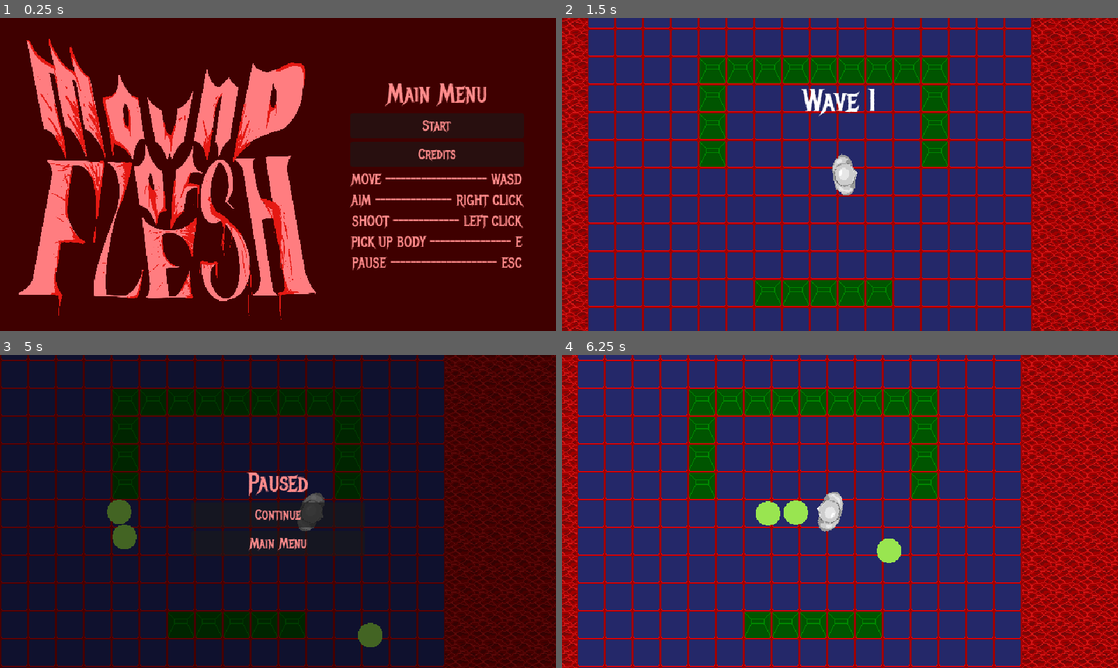
Above: before the commit, frames 1-4 (two rows, left to right).
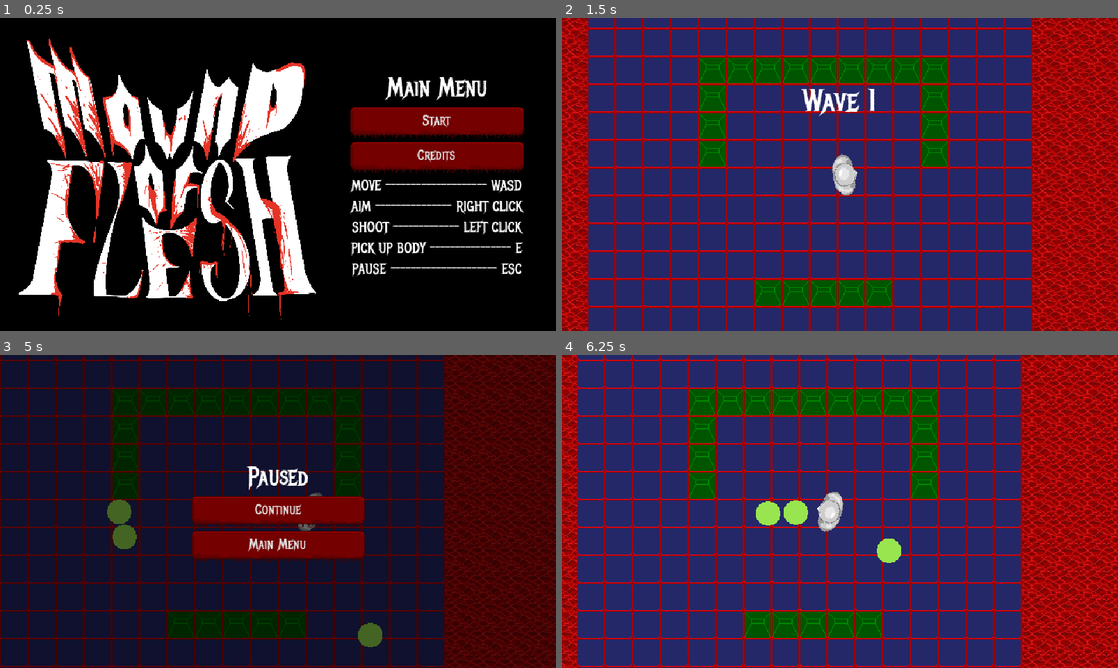
Above: after the commit, the same moments.

Repository: Burger-Bois/LD54-Godot-Team
Game: Godot game, scene res://scenes/main.tscn
Same seed, same stepped clock (60 frames per second), same inputs: the game is played once before the commit and once after it. Sound files missing from this copy of the repository are replaced by a short silence.
Inputs (mouse positions are in pixels of both pictures, inside the frame that each line leads up to):
- Up to frame 1 (0.25 s): no input
- Up to frame 2 (1.5 s): click "Start" at 0.5 s; tap Enter at 1.25 s; move the mouse to (962, 158) at 1.27 s; hold D (right) from 1.28 s (still down); hold Right mouse button (aim) from 1.28 s (still down)
- Up to frame 3 (5 s): move the mouse to (166, 527) at 2.02 s; release D (right) at 2.03 s; release Right mouse button (aim) at 2.03 s; hold S (down) 2.03-2.78 s; click (166, 527) at 2.1 s; move the mouse to (333, 442) at 2.77 s; hold D (right) 2.78-3.53 s; tap E (interact) at 2.85 s; move the mouse to (250, 574) at 3.52 s; hold W (up) 3.53-4.28 s; right-click (250, 574) at 3.6 s; move the mouse to (444, 558) at 4.27 s; press the mouse at (444, 558) at 4.28 s; hold A (left) from 4.28 s (still down); tap Escape (pause) at 4.9 s
- Up to frame 4 (6.25 s): release A (left) at 5 s; release the mouse at (1006, 558) at 5 s; click "Continue" at 5 s; move the mouse to (673, 464) at 5.77 s; hold A (left) from 5.78 s (still down); tap E (interact) at 5.85 s

The runs differ from the first frame. In frame 1, 99% of the frame differs, in the area x 0-100%, y 0-100%; in frame 2, less than 0.1%; in frame 3, 6.3%; in frame 4, less than 0.1%.

Commit message:
update ui and music

Diff:
--- a/default_bus_layout.tres
+++ b/default_bus_layout.tres
@@ -5,7 +5,7 @@
 bus/1/solo = false
 bus/1/mute = false
 bus/1/bypass_fx = false
-bus/1/volume_db = -5.93075
+bus/1/volume_db = -11.952
 bus/1/send = &"Master"
 bus/2/name = &"SFX"
 bus/2/solo = false
--- /dev/null
+++ b/resources/button_texture.tres
@@ -0,0 +1,12 @@
+[gd_resource type="StyleBoxTexture" load_steps=2 format=3 uid="uid://bhdkxqplc5qxo"]
+
+[ext_resource type="Texture2D" uid="uid://ceuo5mvcuwcei" path="res://assets/button.png" id="1_re47v"]
+
+[resource]
+texture = ExtResource("1_re47v")
+texture_margin_left = 20.0
+texture_margin_top = 5.0
+texture_margin_right = 21.0
+texture_margin_bottom = 10.0
+axis_stretch_horizontal = 1
+axis_stretch_vertical = 1
--- a/resources/theme.tres
+++ b/resources/theme.tres
@@ -1,7 +1,12 @@
-[gd_resource type="Theme" load_steps=2 format=3 uid="uid://dfbjrxbf4lkxs"]
+[gd_resource type="Theme" load_steps=3 format=3 uid="uid://dfbjrxbf4lkxs"]
 
 [ext_resource type="FontFile" uid="uid://gi7psmu36mx4" path="res://assets/fonts/MetalMania-Regular.ttf" id="1_befx0"]
+[ext_resource type="StyleBox" uid="uid://bhdkxqplc5qxo" path="res://resources/button_texture.tres" id="1_fa7ct"]
 
 [resource]
 default_font = ExtResource("1_befx0")
-Control/colors/font_color = Color(1, 0.545098, 0.545098, 1)
+Button/styles/disabled = ExtResource("1_fa7ct")
+Button/styles/focus = ExtResource("1_fa7ct")
+Button/styles/hover = ExtResource("1_fa7ct")
+Button/styles/normal = ExtResource("1_fa7ct")
+Button/styles/pressed = ExtResource("1_fa7ct")
--- a/scenes/main.tscn
+++ b/scenes/main.tscn
@@ -9,6 +9,7 @@
 [ext_resource type="PackedScene" uid="uid://dpaiqr5jou8gn" path="res://scenes/ui/flash_message.tscn" id="7_u1spj"]
 [ext_resource type="PackedScene" uid="uid://ds0vrraeivklv" path="res://scenes/ui_audio_player.tscn" id="8_d8g0d"]
 [ext_resource type="AudioStream" uid="uid://dqdsewgt6r2mm" path="res://assets/music/drone.wav" id="9_2a6yo"]
+[ext_resource type="AudioStream" uid="uid://73hfbnj812xx" path="res://assets/music/Level_Track.mp3" id="10_fsnag"]
 
 [node name="Main" type="Node" node_paths=PackedStringArray("ui_canvas_layer", "overlay_canvas_layer")]
 process_mode = 3
@@ -28,7 +29,10 @@
 
 [node name="UIAudioPlayer" parent="." instance=ExtResource("8_d8g0d")]
 
-[node name="Music" type="AudioStreamPlayer" parent="."]
+[node name="MenuMusic" type="AudioStreamPlayer" parent="."]
 stream = ExtResource("9_2a6yo")
-autoplay = true
 bus = &"Music"
+
+[node name="LevelMusic" type="AudioStreamPlayer" parent="."]
+stream = ExtResource("10_fsnag")
+volume_db = -10.4
--- a/scenes/ui/credits.tscn
+++ b/scenes/ui/credits.tscn
@@ -4,7 +4,7 @@
 [ext_resource type="Script" path="res://scripts/ui/credits.gd" id="1_ynnbl"]
 
 [sub_resource type="StyleBoxFlat" id="StyleBoxFlat_jtqlg"]
-bg_color = Color(0.247059, 0, 0, 1)
+bg_color = Color(0, 0, 0, 1)
 
 [node name="CreditsMenu" type="Control"]
 layout_mode = 3
@@ -48,11 +48,12 @@
 
 [node name="Credits" type="Label" parent="Rows"]
 layout_mode = 2
-text = "Dan
-Ewan
-John
+text = "Dan -- Ewan -- John
 
+Some assets and music by Em
+SFX: Made with ChipTone <https://sfbgames.itch.io/chiptone>
 Font: Metal Mania <https://fonts.google.com/specimen/Metal+Mania>"
+horizontal_alignment = 1
 
 [node name="BackButton" type="Button" parent="Rows"]
 custom_minimum_size = Vector2(200, 0)
--- a/scenes/ui/flash_message.tscn
+++ b/scenes/ui/flash_message.tscn
@@ -2,6 +2,33 @@
 
 [ext_resource type="Theme" uid="uid://dfbjrxbf4lkxs" path="res://resources/theme.tres" id="1_wlc5f"]
 [ext_resource type="Script" path="res://scripts/ui/flash_message.gd" id="2_7cjqv"]
+
+[sub_resource type="Animation" id="Animation_qsapr"]
+length = 0.001
+tracks/0/type = "value"
+tracks/0/imported = false
+tracks/0/enabled = true
+tracks/0/path = NodePath(".:visible")
+tracks/0/interp = 1
+tracks/0/loop_wrap = true
+tracks/0/keys = {
+"times": PackedFloat32Array(0),
+"transitions": PackedFloat32Array(1),
+"update": 1,
+"values": [false]
+}
+tracks/1/type = "value"
+tracks/1/imported = false
+tracks/1/enabled = true
+tracks/1/path = NodePath("Label:modulate")
+tracks/1/interp = 1
+tracks/1/loop_wrap = true
+tracks/1/keys = {
+"times": PackedFloat32Array(0),
+"transitions": PackedFloat32Array(1),
+"update": 0,
+"values": [Color(1, 1, 1, 1)]
+}
 
 [sub_resource type="Animation" id="Animation_ei7sj"]
 resource_name = "flash"
@@ -29,33 +56,6 @@
 "transitions": PackedFloat32Array(1, 1, 1),
 "update": 0,
 "values": [Color(1, 1, 1, 1), Color(1, 1, 1, 1), Color(1, 1, 1, 0)]
-}
-
-[sub_resource type="Animation" id="Animation_qsapr"]
-length = 0.001
-tracks/0/type = "value"
-tracks/0/imported = false
-tracks/0/enabled = true
-tracks/0/path = NodePath(".:visible")
-tracks/0/interp = 1
-tracks/0/loop_wrap = true
-tracks/0/keys = {
-"times": PackedFloat32Array(0),
-"transitions": PackedFloat32Array(1),
-"update": 1,
-"values": [false]
-}
-tracks/1/type = "value"
-tracks/1/imported = false
-tracks/1/enabled = true
-tracks/1/path = NodePath("Label:modulate")
-tracks/1/interp = 1
-tracks/1/loop_wrap = true
-tracks/1/keys = {
-"times": PackedFloat32Array(0),
-"transitions": PackedFloat32Array(1),
-"update": 0,
-"values": [Color(1, 1, 1, 1)]
 }
 
 [sub_resource type="AnimationLibrary" id="AnimationLibrary_fq38m"]
--- a/scenes/ui/main_menu.tscn
+++ b/scenes/ui/main_menu.tscn
@@ -5,7 +5,7 @@
 [ext_resource type="Texture2D" uid="uid://cyh5oatdn1b2" path="res://assets/mounds_of_flesh_logo.png" id="3_k35p1"]
 
 [sub_resource type="StyleBoxFlat" id="StyleBoxFlat_33c4m"]
-bg_color = Color(0.247059, 0, 0, 1)
+bg_color = Color(0, 0, 0, 1)
 
 [node name="MainMenu" type="Control"]
 layout_mode = 3
@@ -71,7 +71,6 @@
 horizontal_alignment = 1
 
 [node name="TitleImage" type="TextureRect" parent="."]
-modulate = Color(1, 0.490196, 0.501961, 1)
 layout_mode = 2
 offset_left = 17.0
 offset_top = 8.0
--- a/scripts/main.gd
+++ b/scripts/main.gd
@@ -25,6 +25,12 @@
 
 @export
 var overlay_canvas_layer: CanvasLayer
+
+@onready
+var menu_music := $MenuMusic as AudioStreamPlayer
+
+@onready
+var level_music := $LevelMusic as AudioStreamPlayer
 
 var _main_menu: MainMenu
 var _credits: Credits
@@ -57,6 +63,11 @@
 func load_main_menu():
 	_unload_all()
 
+	if not menu_music.playing:
+		menu_music.play()
+	if level_music.playing:
+		level_music.stop()
+
 	var main_menu := main_menu_scene.instantiate() as MainMenu
 	main_menu.start_button_pressed.connect(load_level)
 	main_menu.credits_button_pressed.connect(load_credits)
@@ -81,6 +92,11 @@
 
 func load_level():
 	_unload_all()
+
+	if menu_music.playing:
+		menu_music.stop()
+	if not level_music.playing:
+		level_music.play()
 
 	# Level
 	var level := level_scene.instantiate() as Level
Binary file added: assets/button.png
Not shown, added: assets/button.png.import
Not shown, added: assets/music/Level_Track.mp3.import
Not shown: 1 places in scenes/main.tscn that only renumber resources
Not shown, added: assets/music/Level_Track.mp3
